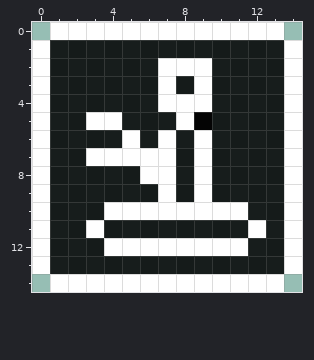
Two states of a pixel-art file, assets/images/gui/overlay_buttons/build_constructor_bot.aseprite. Above: the version before the commit.
15x15 pixels, 1 frame.
After the commit:
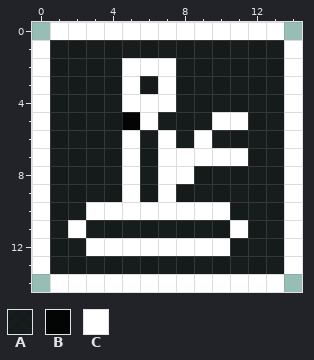
Palette (. is transparent): A #000000d8  B #000000f9  C #ffffff
Log entry: FIx line-runner bot animations.
The edit:
y 2: x 5..6 AA -> CC; x 8..9 CC -> AA
y 3: x 5 A -> C; x 9 C -> A
y 4: x 5..6 AA -> CC; x 8..9 CC -> AA
y 5: x 3..6 CCAA -> AABC; x 8..11 CBAA -> AACC
y 7: x 3..4 CC -> AA; x 6 C -> A; x 8 A -> C; x 10..11 AA -> CC
y 8: x 5..6 AC -> CA; x 8..9 AC -> CA
y 9: x 5 A -> C; x 9 C -> A
y 10: x 3 A -> C; x 11 C -> A
y 11: x 2..3 AC -> CA; x 11..12 AC -> CA
y 12: x 3 A -> C; x 11 C -> A
Boxes around the changes in both pictures, in picture pixels (x1, y1, x2, y2):
changed: (68, 58, 266, 256)
